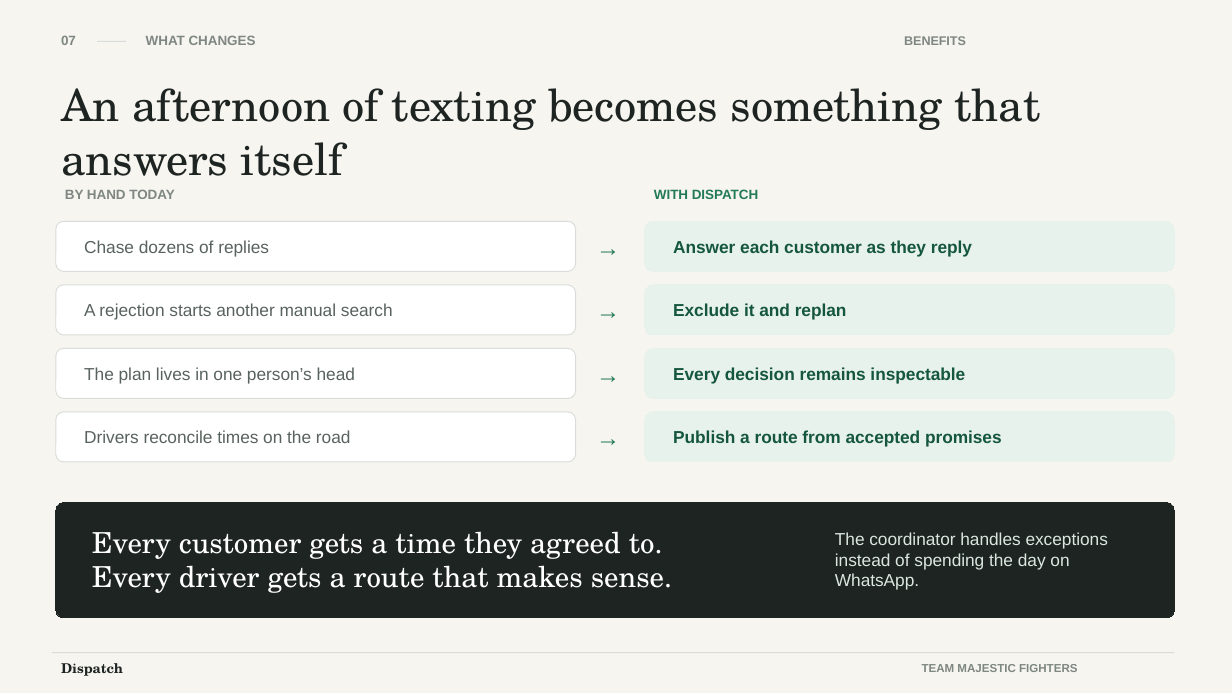
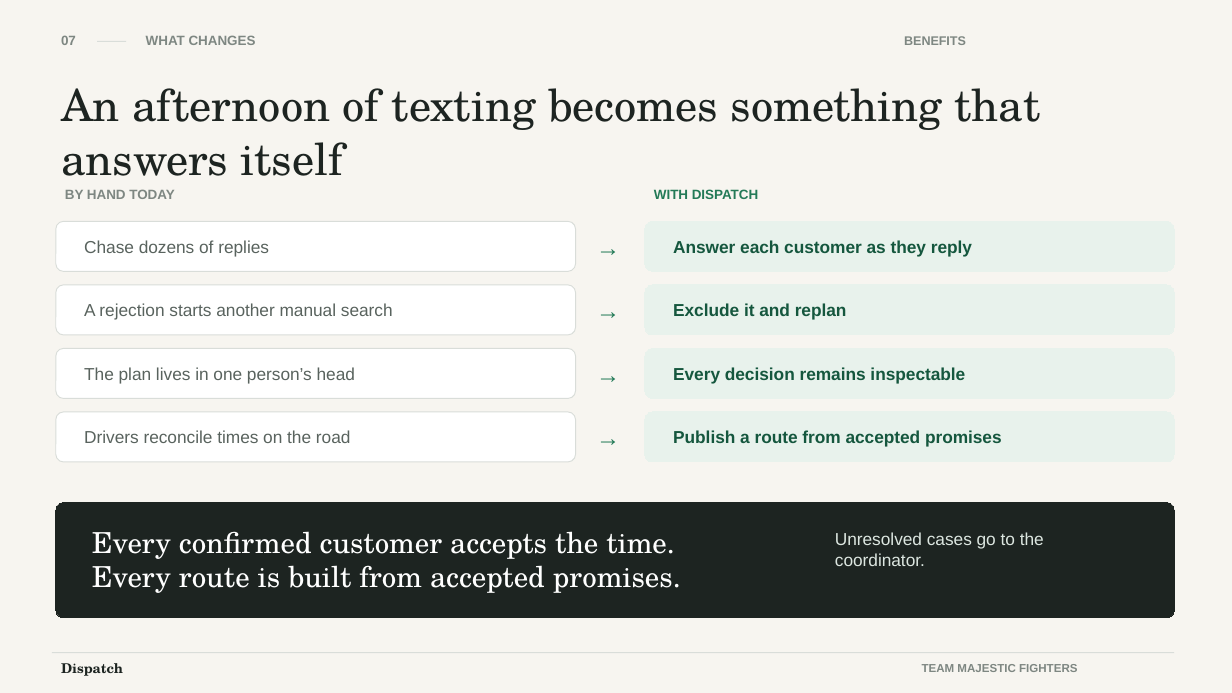
Before and after one commit to Stephensaleh1601/Delivery-Schedule-Agent, a slide deck: slide 7 of submission/Dispatch-IGNITE-Hackathon-Deck.pptx. Drawn at 1232x693 pixels with LibreOffice and Linux fonts; fonts in the diff are those of the drawing. Boxes give left, top, right and bottom in pixels: in the first picture for what was removed or moved away, otherwise in the second. Text is boxed around its words. In the diff, an @@ line names an element or a change of style, - is before the commit and + after.

```diff
--- a/submission/Dispatch-IGNITE-Hackathon-Deck.pptx
+++ b/submission/Dispatch-IGNITE-Hackathon-Deck.pptx
@@ text at box(92, 531, 681, 593): text changed @@
-Every customer gets a time they agreed to.
-Every driver gets a route that makes sense.
+Every confirmed customer accepts the time.
+Every route is built from accepted promises.
@@ text at box(835, 532, 1044, 566): text changed @@
-The coordinator handles exceptions instead of spending the day on WhatsApp.
+Unresolved cases go to the coordinator.
```
Also in this commit, not shown: 2 other slides changed, 8 other files.
